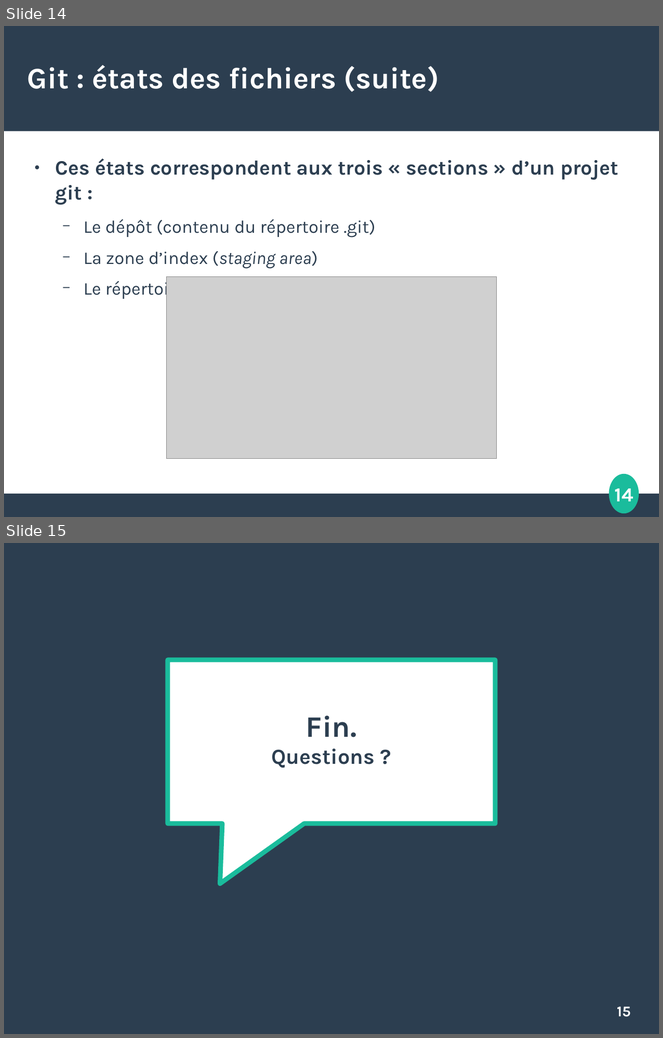
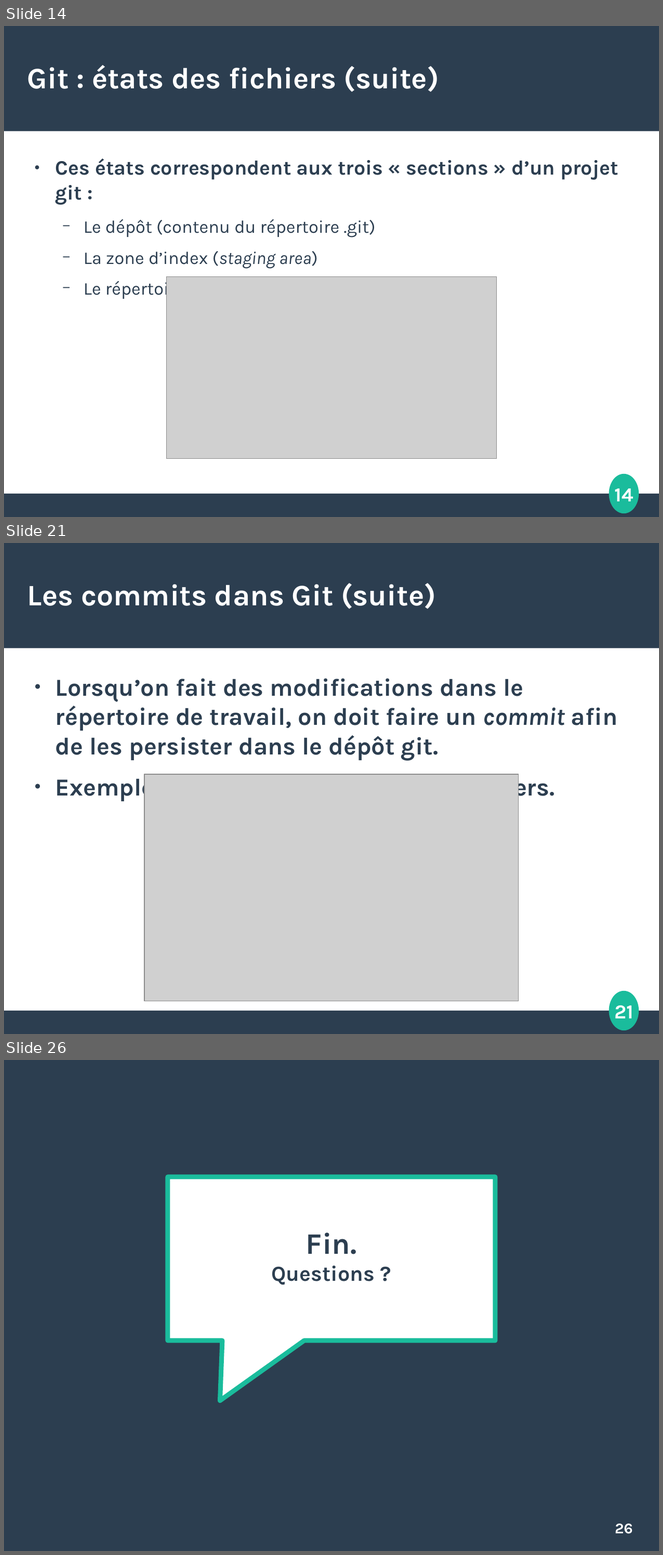
Before and after one commit to etdube/formation_git, a slide deck: Présentation git.odp. Shown one above the other, each under a label of ours: slides 14 and 15 before the commit, slides 14, 21 and 26 after it; the slides between them are not shown. The pictures are 663x1038 and 663x1555 pixels, drawn with LibreOffice and Linux fonts; fonts in the diff are those of the drawing; grey boxes stand for pictures. Boxes give left, top, right and bottom in pixels: in the first picture for what was removed or moved away, otherwise in the second. Text is boxed around its words. In the diff, an @@ line names an element or a change of style, - is before the commit and + after.

Commit message:
Présentation git.odp : section sur commits

```diff
--- a/Présentation git.odp
+++ b/Présentation git.odp
@@ slide 21 added at [4,543,659,1034], background #FFFFFF; not listed: 4 template elements that a slide beside it also shows @@
@@ title added at [27,583,436,609], 36 pt, text #FFFFFF, bold @@
+Les commits dans Git (suite)
@@ text added at [55,678,618,801], 29.6 pt, text #2C3E50, bold @@
+● Lorsqu’on fait des modifications dans le répertoire de travail, on doit faire un commit afin de les persister dans le dépôt git.
+● Exemple : modification et ajout de fichiers.
@@ picture added at [144,774,519,1002] @@
@@ what was slide 15 is now slide 26 @@
@@ page number at [615,1524,633,1534]: text changed @@
-15
+26
```
Also in this commit, not shown: 1 slide changed, 10 other slides added.
